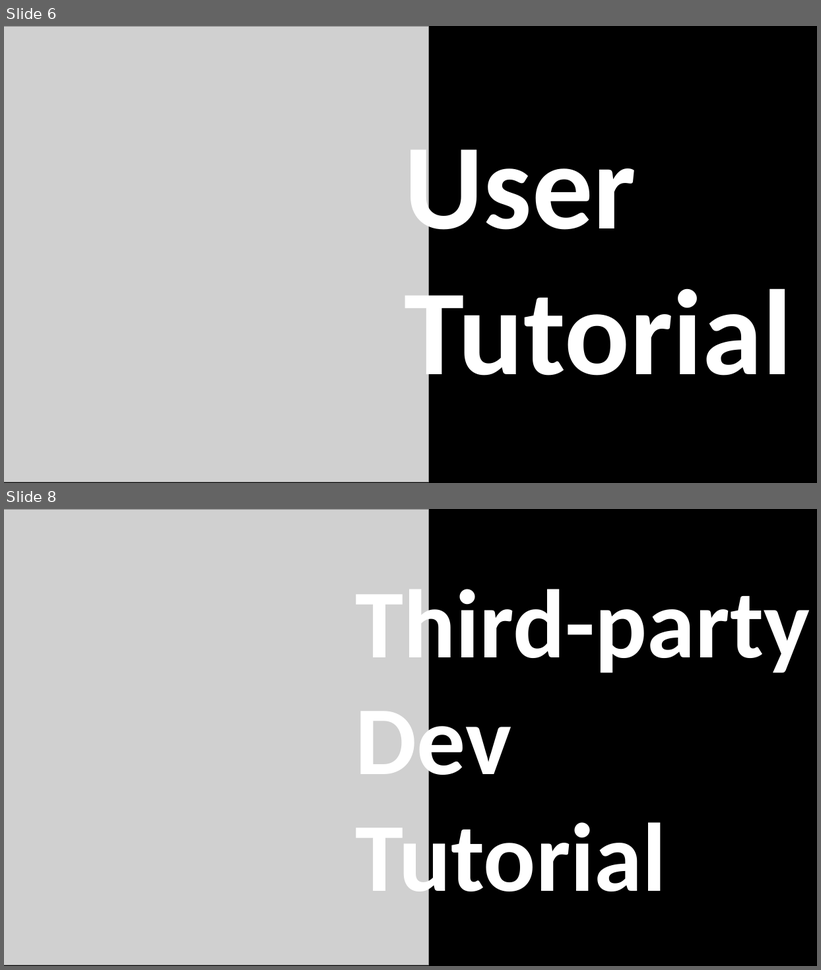
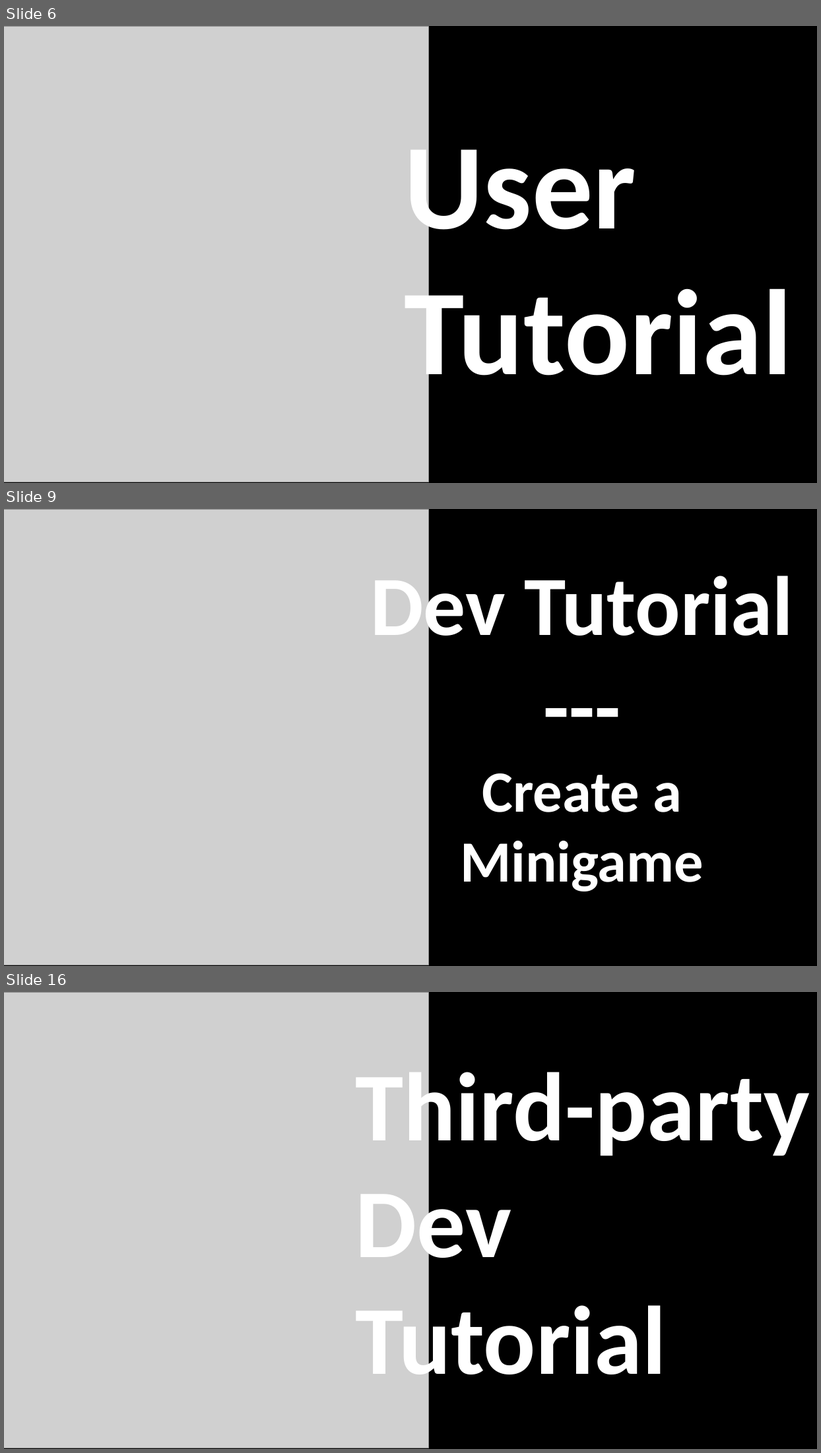
Before and after one commit to MiniGameWorlds/MiniGameWorld, a slide deck: resources/MiniGameWorld.pptx. Shown one above the other, each under a label of ours: slides 6 and 8 before the commit, slides 6, 9 and 16 after it; the slides between them are not shown. The pictures are 821x970 and 821x1453 pixels, drawn with LibreOffice and Linux fonts; fonts in the diff are those of the drawing; grey boxes stand for pictures. Boxes give left, top, right and bottom in pixels: in the first picture for what was removed or moved away, otherwise in the second. Text is boxed around its words. In the diff, an @@ line names an element or a change of style, - is before the commit and + after.

```diff
--- a/resources/MiniGameWorld.pptx
+++ b/resources/MiniGameWorld.pptx
@@ slide 9 added at box(4, 509, 817, 966), background #000000 @@
@@ picture added at box(4, 509, 428, 966) @@
@@ text added at box(370, 565, 793, 892), 138 pt, text #FFFFFF, bold @@
+Dev Tutorial
+---
+Create a Minigame
@@ what was slide 8 is now slide 16 @@
```
Also in this commit, not shown: 8 other slides added, 1 slide removed, 3 other files.
